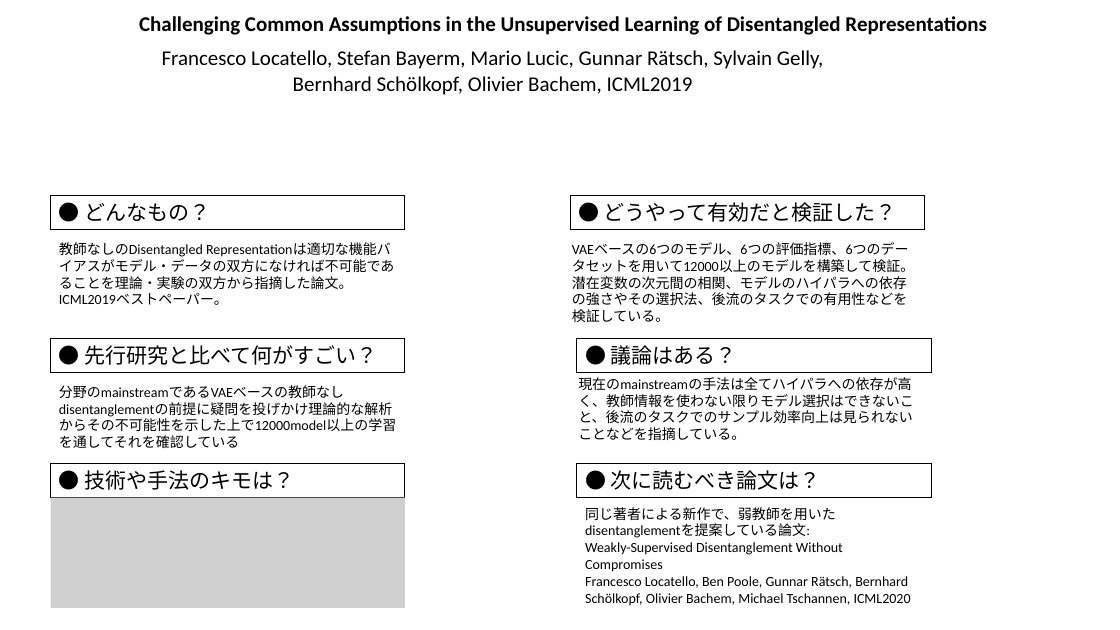
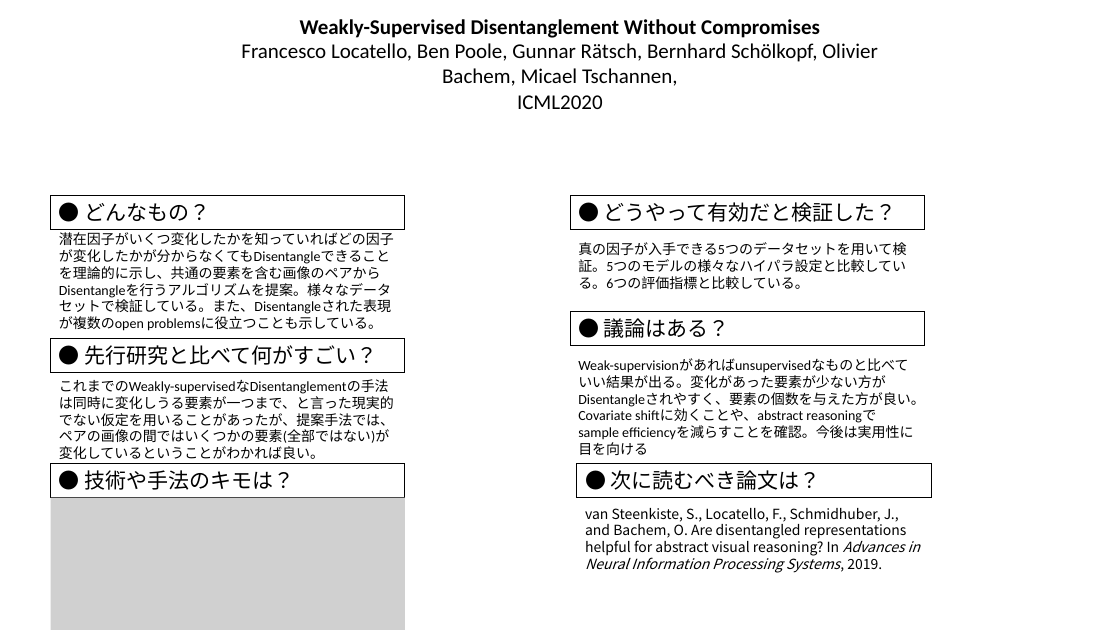
Before and after one commit to koukyo1994/paper-reading, a slide deck: slide 1 of disentangled-representations/locatello2020weakly.pptx. Drawn at 1120x630 pixels with LibreOffice and Linux fonts; fonts in the diff are those of the drawing; grey boxes stand for pictures. Boxes give left, top, right and bottom in pixels: in the first picture for what was removed or moved away, otherwise in the second. Text is boxed around its words. In the diff, an @@ line names an element or a change of style, - is before the commit and + after.

```diff
--- a/disentangled-representations/locatello2020weakly.pptx
+++ b/disentangled-representations/locatello2020weakly.pptx
@@ text at (300,19,820,38): text changed @@
-Challenging Common Assumptions in the Unsupervised Learning of Disentangled Representations
+Weakly-Supervised Disentanglement Without Compromises
@@ text at (241,43,878,109): text changed @@
-Francesco Locatello, Stefan Bayerm, Mario Lucic, Gunnar Rätsch, Sylvain Gelly, Bernhard Schölkopf, Olivier Bachem, ICML2019
+Francesco Locatello, Ben Poole, Gunnar Rätsch, Bernhard Schölkopf, Olivier Bachem, Micael Tschannen,
+ICML2020
@@ text added at (59,232,394,331), 12 pt, text #000000 @@
+潜在因子がいくつ変化したかを知っていればどの因子が変化したかが分からなくてもDisentangleできることを理論的に示し、共通の要素を含む画像のペアからDisentangleを行うアルゴリズムを提案。様々なデータセットで検証している。また、Disentangleされた表現が複数のopen problemsに役立つことも示している。
@@ text removed at (59,242,394,305) @@
-教師なしのDisentangled Representationは適切な機能バイアスがモデル・データの双方になければ不可能であることを理論・実験の双方から指摘した論文。ICML2019ベストペーパー。
@@ text at (578,242,906,289): text changed @@
-VAEベースの6つのモデル、6つの評価指標、6つのデータセットを用いて12000以上のモデルを構築して検証。潜在変数の次元間の相関、モデルのハイパラへの依存の強さやその選択法、後流のタスクでの有用性などを検証している。
+真の因子が入手できる5つのデータセットを用いて検証。5つのモデルの様々なハイパラ設定と比較している。6つの評価指標と比較している。
@@ rectangle "● 議論はある？": place and size @@
-rectangle "● 議論はある？" at (577,339,932,372)
+rectangle "● 議論はある？" at (571,311,925,344)
@@ text at (578,358,925,455): text changed @@
-現在のmainstreamの手法は全てハイパラへの依存が高く、教師情報を使わない限りモデル選択はできないこと、後流のタスクでのサンプル効率向上は見られないことなどを指摘している。
+Weak-supervisionがあればunsupervisedなものと比べていい結果が出る。変化があった要素が少ない方がDisentangleされやすく、要素の個数を与えた方が良い。Covariate shiftに効くことや、abstract reasoningでsample efficiencyを減らすことを確認。今後は実用性に目を向ける
@@ text at (59,379,394,459): text changed @@
-分野のmainstreamであるVAEベースの教師なしdisentanglementの前提に疑問を投げかけ理論的な解析からその不可能性を示した上で12000model以上の学習を通してそれを確認している
+これまでのWeakly-supervisedなDisentanglementの手法は同時に変化しうる要素が一つまで、と言った現実的でない仮定を用いることがあったが、提案手法では、ペアの画像の間ではいくつかの要素(全部ではない)が変化しているということがわかれば良い。
@@ picture: place and size @@
-picture at (50,497,405,607)
+picture at (50,497,405,630)
@@ text at (585,508,920,573): text changed; font Calibri to Noto Sans CJK JP @@
-同じ著者による新作で、弱教師を用いたdisentanglementを提案している論文:
-Weakly-Supervised Disentanglement Without Compromises
-Francesco Locatello, Ben Poole, Gunnar Rätsch, Bernhard Schölkopf, Olivier Bachem, Michael Tschannen, ICML2020
+van Steenkiste, S., Locatello, F., Schmidhuber, J., and Bachem, O. Are disentangled representations helpful for abstract visual reasoning? In Advances in Neural Information Processing Systems, 2019.
```
Also in this commit, not shown: 6 other files.
